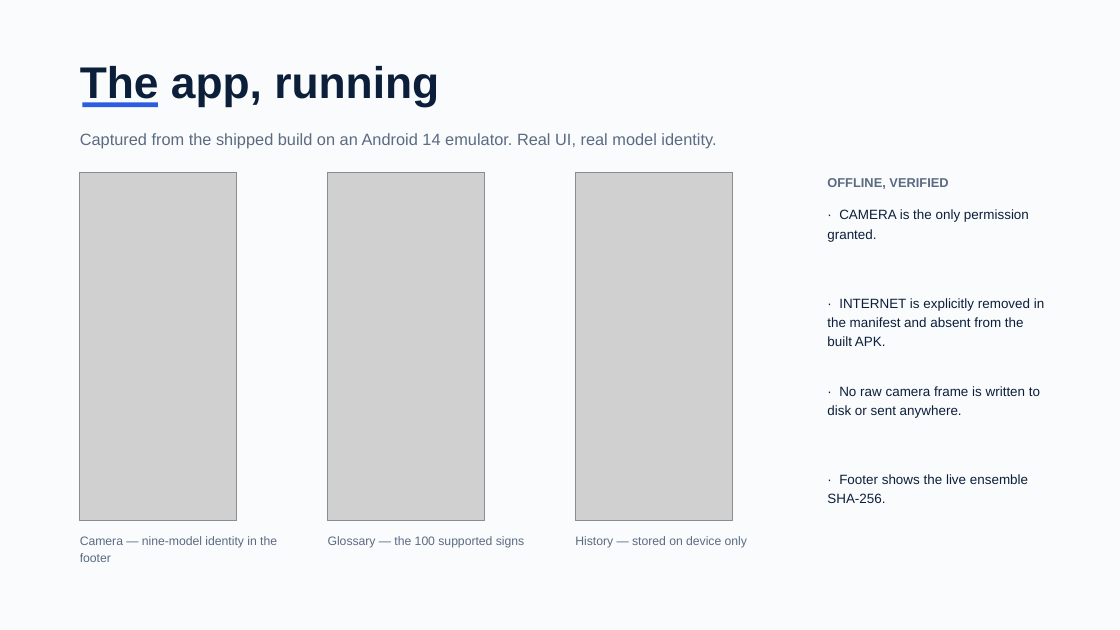
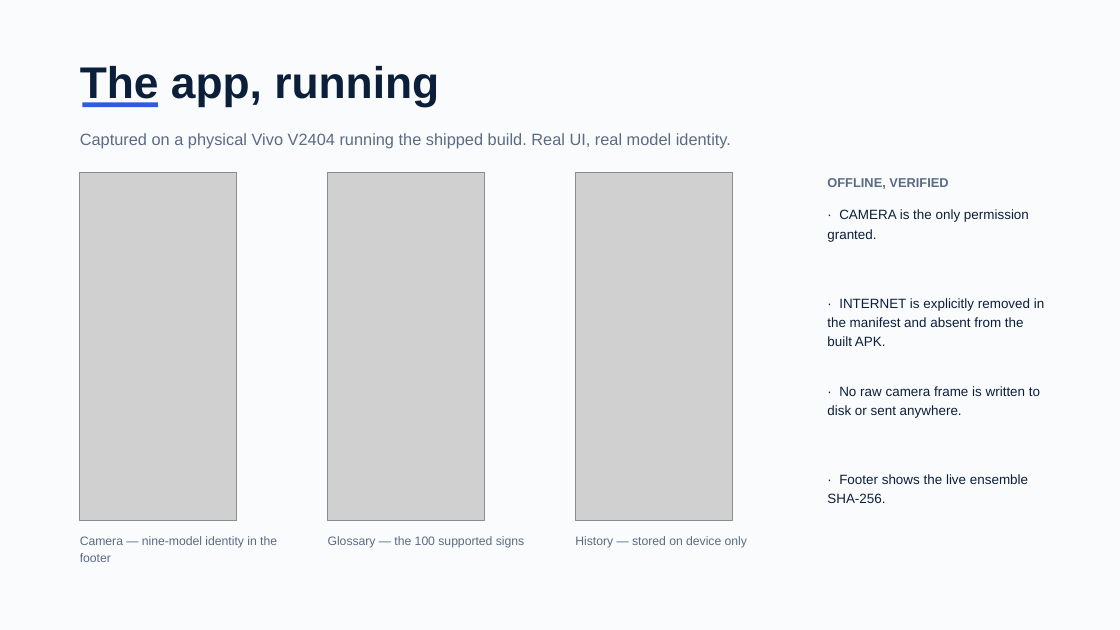
Before and after one commit to dev25bansal-ops/EchoGesture, a slide deck: slide 7 of submission/presentation/EchoGesture_Track02.pptx. Drawn at 1120x630 pixels with LibreOffice and Linux fonts; fonts in the diff are those of the drawing; grey boxes stand for pictures. Boxes give left, top, right and bottom in pixels: in the first picture for what was removed or moved away, otherwise in the second. Text is boxed around its words. In the diff, an @@ line names an element or a change of style, - is before the commit and + after.

```diff
--- a/submission/presentation/EchoGesture_Track02.pptx
+++ b/submission/presentation/EchoGesture_Track02.pptx
@@ text at <box>80,133,731,148</box>: text changed @@
-Captured from the shipped build on an Android 14 emulator. Real UI, real model identity.
+Captured on a physical Vivo V2404 running the shipped build. Real UI, real model identity.
```
Also in this commit, not shown: 2 other slides changed, 17 other files.
